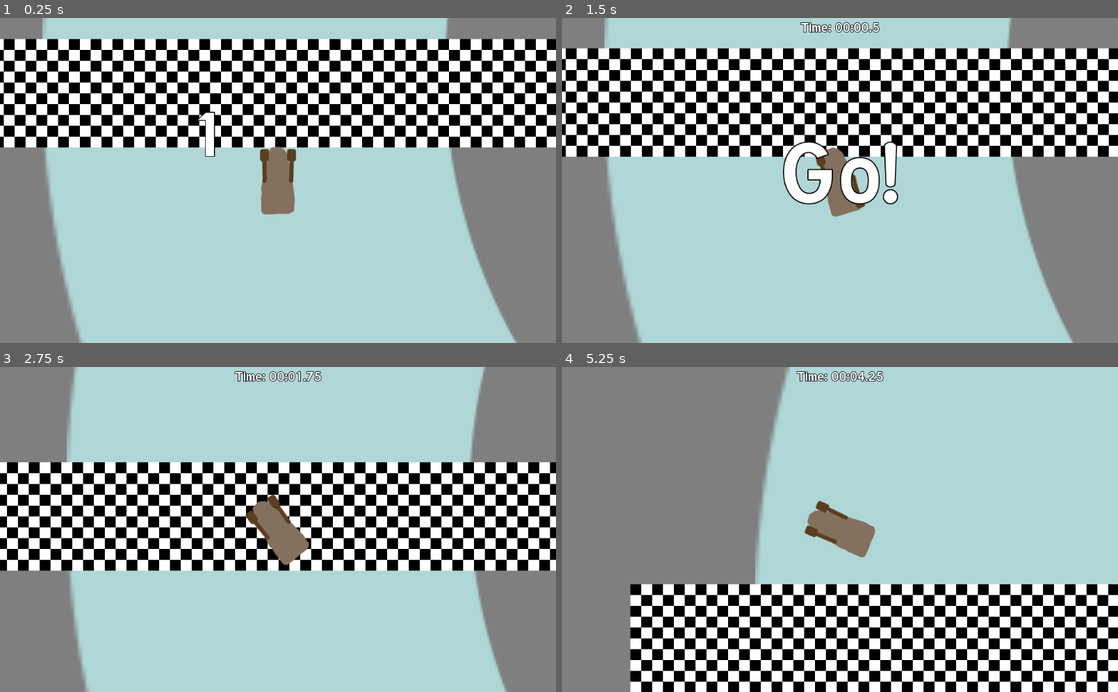
Above: before the commit, frames 1-4 (two rows, left to right).
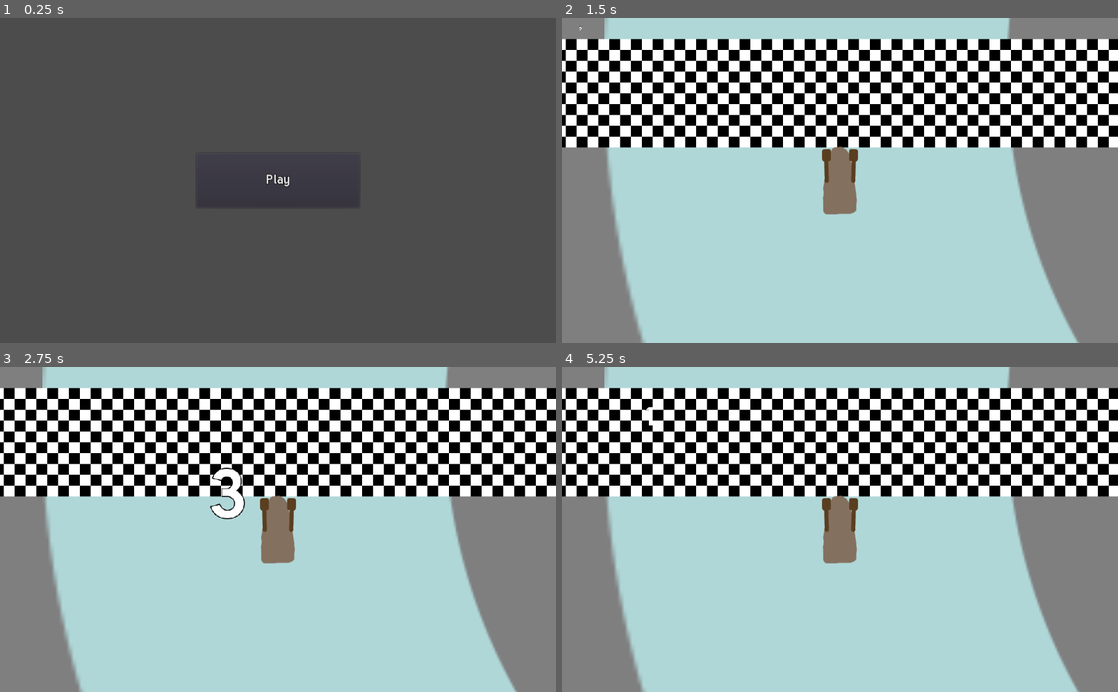
Above: after the commit, the same moments.

Repository: MilanVasko/Ludum-Dare-47
Game: Godot game, scene res://main_menu/main_menu.tscn
The game is run twice, just before and just after one commit, with the same random seed, the same clock (stepped at 60 frames per second) and the same inputs. Before the commit the project starts from res://main.tscn.
Inputs (mouse positions are in pixels of both pictures, inside the frame that each line leads up to):
- Up to frame 1 (0.25 s): no input
- Up to frame 2 (1.5 s): click (840, 180) at 0.5 s, where only the run after the commit has a clickable "Play"; hold Right (right) from 1.28 s (still down)
- Up to frame 3 (2.75 s): release Right (right) at 2.03 s; hold Left (left) from 2.03 s (still down)
- Up to frame 4 (5.25 s): release Left (left) at 2.78 s; hold Right (right) 2.78-4.28 s; hold Left (left) from 4.28 s (still down)

The runs differ from the first frame. In frame 1, 99% of the frame differs, in the area x 0-100%, y 0-100%; in frame 2, 35%; in frame 3, 55%; in frame 4, 80%.

Commit message:
Add main menu and retry buttons after finish

Diff:
--- a/game_progress/game_progress.gd
+++ b/game_progress/game_progress.gd
@@ -4,7 +4,7 @@
 var boat_progresses = {}
 var finished_boats = []
 
-var elapsed_time = -1.0
+var elapsed_time = -5.0
 
 func _ready():
 	get_tree().call_group("elapsed_time_listener", "on_elapsed_time_changed", elapsed_time)
--- a/ingame_ui/ingame_ui.gd
+++ b/ingame_ui/ingame_ui.gd
@@ -35,6 +35,12 @@
 			countdown.text = "Go!"
 		current_time_node.text = format_time(new_elapsed_time)
 
+func _on_play_again_pressed():
+	get_tree().reload_current_scene()
+
+func _on_main_menu_pressed():
+	get_tree().change_scene("res://main_menu/main_menu.tscn")
+
 func format_time(time: float) -> String:
 	var seconds = int(time)
 	var minutes = seconds / 60
--- a/ingame_ui/ingame_ui.tscn
+++ b/ingame_ui/ingame_ui.tscn
@@ -39,16 +39,37 @@
 }
 
 [node name="Finished" type="Label" parent="."]
-visible = false
 anchor_right = 1.0
-anchor_bottom = 1.0
+anchor_bottom = 0.5
 grow_horizontal = 2
 grow_vertical = 2
 custom_fonts/font = ExtResource( 2 )
-text = "You've finished at the 2 place."
+text = "Place: 2/3"
 align = 1
 valign = 1
 autowrap = true
 __meta__ = {
 "_edit_use_anchors_": false
 }
+
+[node name="PlayAgain" type="Button" parent="Finished"]
+anchor_left = 0.3
+anchor_top = 1.0
+anchor_right = 0.3
+anchor_bottom = 1.0
+margin_left = -100.0
+margin_right = 100.0
+margin_bottom = 50.0
+text = "Play again"
+
+[node name="MainMenu" type="Button" parent="Finished"]
+anchor_left = 0.7
+anchor_top = 1.0
+anchor_right = 0.7
+anchor_bottom = 1.0
+margin_left = -100.0
+margin_right = 100.0
+margin_bottom = 50.0
+text = "Main menu"
+[connection signal="pressed" from="Finished/PlayAgain" to="." method="_on_play_again_pressed"]
+[connection signal="pressed" from="Finished/MainMenu" to="." method="_on_main_menu_pressed"]
--- /dev/null
+++ b/main_menu/main_menu.gd
@@ -0,0 +1,4 @@
+extends Control
+
+func _on_play_pressed():
+	get_tree().change_scene("res://main.tscn")
--- /dev/null
+++ b/main_menu/main_menu.tscn
@@ -0,0 +1,23 @@
+[gd_scene load_steps=2 format=2]
+
+[ext_resource path="res://main_menu/main_menu.gd" type="Script" id=1]
+
+[node name="MainMenu" type="Control"]
+anchor_right = 1.0
+anchor_bottom = 1.0
+script = ExtResource( 1 )
+__meta__ = {
+"_edit_use_anchors_": false
+}
+
+[node name="Play" type="Button" parent="."]
+anchor_left = 0.5
+anchor_top = 0.5
+anchor_right = 0.5
+anchor_bottom = 0.5
+margin_left = -150.0
+margin_top = -50.0
+margin_right = 150.0
+margin_bottom = 50.0
+text = "Play"
+[connection signal="pressed" from="Play" to="." method="_on_play_pressed"]
--- a/project.godot
+++ b/project.godot
@@ -21,7 +21,7 @@
 [application]
 
 config/name="Ludum Dare 47"
-run/main_scene="res://main.tscn"
+run/main_scene="res://main_menu/main_menu.tscn"
 config/icon="res://icon.png"
 
 [gui]
